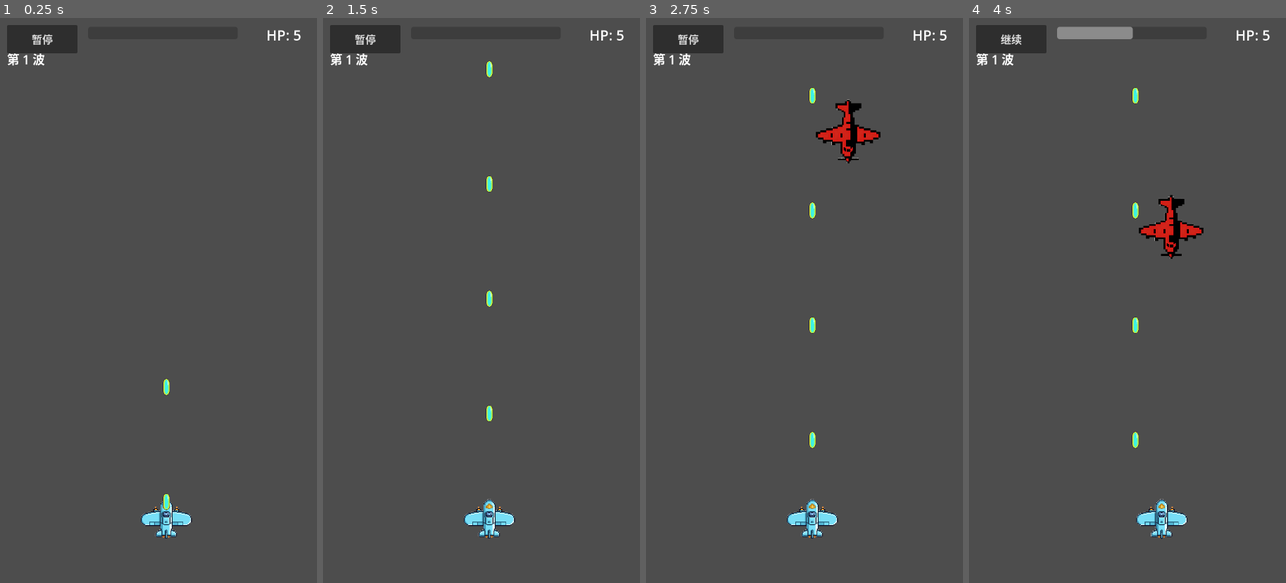
Above: before the commit, frames 1-4 (left to right).
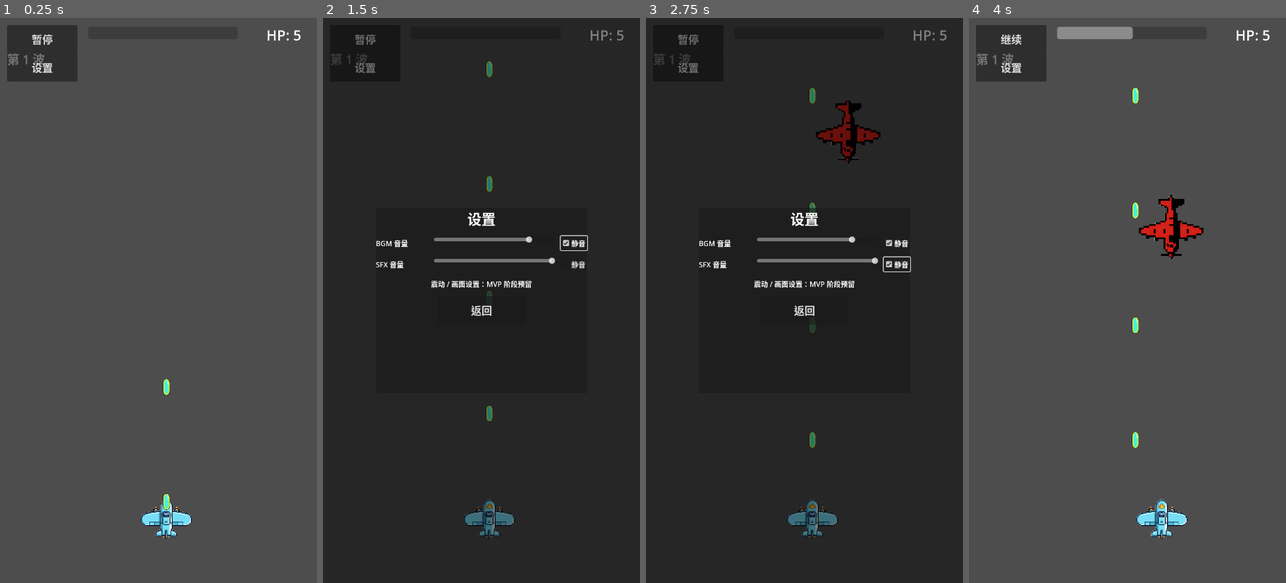
Above: after the commit, the same moments.

Repository: qingzhixing/plane-war
Game: Godot game, scene res://scenes/Main.tscn
Same seed, same stepped clock (60 frames per second), same inputs: the game is played once before the commit and once after it. Sound files missing from this copy of the repository are replaced by a short silence.
Inputs (mouse positions are in pixels of both pictures, inside the frame that each line leads up to):
- Up to frame 1 (0.25 s): no input
- Up to frame 2 (1.5 s): click (364, 68) at 0.5 s, where only the run after the commit has a clickable "设置"; click (573, 244) at 1.25 s, where only the run after the commit has a clickable "静音"
- Up to frame 3 (2.75 s): click (896, 266) at 2 s, where only the run after the commit has a clickable "静音"
- Up to frame 4 (4 s): click (1127, 311) at 2.75 s, where only the run after the commit has a clickable "返回"; tap Enter at 3.5 s; move the mouse to (1197, 272) at 3.52 s; hold D from 3.53 s (still down); tap P at 3.6 s; click (1197, 272) at 3.67 s

The runs differ from the first frame. In frame 1, 1.1% of the frame differs, in the area x 2-25%, y 6-12%; in frame 2, 99%, in the area x 0-100%, y 0-100%; in frame 3, 98%; in frame 4, 1.1%.

Commit message:
🎮 ADD: 设置界面与音量控制接入
Made-with: Cursor

Diff:
--- a/scenes/Main.tscn
+++ b/scenes/Main.tscn
@@ -7,6 +7,7 @@
 [ext_resource type="Script" uid="uid://cpnvoqjfanb0s" path="res://scripts/game_over.gd" id="5_game_over"]
 [ext_resource type="Script" path="res://scripts/main.gd" id="6_main"]
 [ext_resource type="Script" path="res://scripts/upgrade_ui.gd" id="7_upgrade_ui"]
+[ext_resource type="Script" path="res://scripts/settings_ui.gd" id="8_settings_ui"]
 
 [node name="Main" type="Node2D"]
 script = ExtResource("6_main")
@@ -71,6 +72,12 @@
 offset_top = 16.0
 text = "暂停"
 
+[node name="SettingsButton" type="Button" parent="HUD/Root"]
+layout_mode = 0
+offset_left = 16.0
+offset_top = 80.0
+text = "设置"
+
 [node name="GameOver" type="CanvasLayer" parent="."]
 process_mode = 3
 script = ExtResource("5_game_over")
@@ -121,4 +128,8 @@
 process_mode = 3
 script = ExtResource("7_upgrade_ui")
 
+[node name="SettingsUI" type="CanvasLayer" parent="."]
+process_mode = 3
+script = ExtResource("8_settings_ui")
+
 [connection signal="timeout" from="EnemySpawner/Timer" to="EnemySpawner" method="_on_spawn_timeout"]
--- a/scripts/hud.gd
+++ b/scripts/hud.gd
@@ -8,6 +8,7 @@
 var _wave_label: Label
 var _exp_bar: ProgressBar
 var _pause_button: Button
+var _settings_button: Button
 var _is_paused: bool = false
 
 func _ready() -> void:
@@ -37,6 +38,12 @@
 	_pause_button.add_theme_font_size_override("font_size", 24)
 	_pause_button.pressed.connect(_on_pause_button_pressed)
 	_update_pause_button_text()
+
+	# 设置按钮：打开设置界面，但不改变当前暂停状态
+	_settings_button = $Root/SettingsButton
+	_settings_button.custom_minimum_size = Vector2(160, 64)
+	_settings_button.add_theme_font_size_override("font_size", 24)
+	_settings_button.pressed.connect(_on_settings_button_pressed)
 
 func _process(_delta: float) -> void:
 	if is_instance_valid(_main) and _main.has_method("get_exp") and _main.has_method("get_exp_to_next"):
@@ -75,6 +82,14 @@
 	_update_pause_button_text()
 
 
+func _on_settings_button_pressed() -> void:
+	if not is_instance_valid(_main):
+		return
+	var settings := _main.get_node_or_null("SettingsUI")
+	if settings != null and settings.has_method("show_settings"):
+		settings.show_settings()
+
+
 func _update_pause_button_text() -> void:
 	if _is_paused:
 		_pause_button.text = "继续"
--- /dev/null
+++ b/scripts/settings_ui.gd
@@ -0,0 +1,151 @@
+extends CanvasLayer
+
+var _root: Control
+var _panel: Panel
+var _bgm_slider: HSlider
+var _sfx_slider: HSlider
+var _bgm_mute_check: CheckBox
+var _sfx_mute_check: CheckBox
+var _close_button: Button
+
+
+func _ready() -> void:
+	visible = false
+
+	_root = Control.new()
+	_root.mouse_filter = Control.MOUSE_FILTER_STOP
+	add_child(_root)
+	_root.set_anchors_preset(Control.PRESET_FULL_RECT)
+	_root.set_offsets_preset(Control.PRESET_FULL_RECT)
+
+	var dimmer := ColorRect.new()
+	dimmer.color = Color(0, 0, 0, 0.5)
+	dimmer.mouse_filter = Control.MOUSE_FILTER_STOP
+	_root.add_child(dimmer)
+	dimmer.set_anchors_preset(Control.PRESET_FULL_RECT)
+	dimmer.set_offsets_preset(Control.PRESET_FULL_RECT)
+
+	var center := CenterContainer.new()
+	center.mouse_filter = Control.MOUSE_FILTER_STOP
+	_root.add_child(center)
+	center.set_anchors_preset(Control.PRESET_FULL_RECT)
+	center.set_offsets_preset(Control.PRESET_FULL_RECT)
+
+	_panel = Panel.new()
+	_panel.custom_minimum_size = Vector2(480, 420)
+	_panel.mouse_filter = Control.MOUSE_FILTER_STOP
+	center.add_child(_panel)
+
+	var vbox := VBoxContainer.new()
+	vbox.mouse_filter = Control.MOUSE_FILTER_STOP
+	vbox.add_theme_constant_override("separation", 16)
+	_panel.add_child(vbox)
+	vbox.set_anchors_preset(Control.PRESET_FULL_RECT)
+	vbox.set_offsets_preset(Control.PRESET_FULL_RECT)
+
+	var title := Label.new()
+	title.text = "设置"
+	title.horizontal_alignment = HORIZONTAL_ALIGNMENT_CENTER
+	title.add_theme_font_size_override("font_size", 32)
+	vbox.add_child(title)
+
+	# BGM 行
+	var bgm_row := HBoxContainer.new()
+	bgm_row.mouse_filter = Control.MOUSE_FILTER_STOP
+	bgm_row.add_theme_constant_override("separation", 12)
+	vbox.add_child(bgm_row)
+
+	var bgm_label := Label.new()
+	bgm_label.text = "BGM 音量"
+	bgm_label.custom_minimum_size = Vector2(120, 0)
+	bgm_row.add_child(bgm_label)
+
+	_bgm_slider = HSlider.new()
+	_bgm_slider.min_value = 0
+	_bgm_slider.max_value = 100
+	_bgm_slider.step = 1
+	_bgm_slider.size_flags_horizontal = Control.SIZE_EXPAND_FILL
+	_bgm_slider.value = 80
+	_bgm_slider.value_changed.connect(_on_bgm_slider_changed)
+	bgm_row.add_child(_bgm_slider)
+
+	_bgm_mute_check = CheckBox.new()
+	_bgm_mute_check.text = "静音"
+	_bgm_mute_check.toggled.connect(_on_bgm_mute_toggled)
+	bgm_row.add_child(_bgm_mute_check)
+
+	# SFX 行
+	var sfx_row := HBoxContainer.new()
+	sfx_row.mouse_filter = Control.MOUSE_FILTER_STOP
+	sfx_row.add_theme_constant_override("separation", 12)
+	vbox.add_child(sfx_row)
+
+	var sfx_label := Label.new()
+	sfx_label.text = "SFX 音量"
+	sfx_label.custom_minimum_size = Vector2(120, 0)
+	sfx_row.add_child(sfx_label)
+
+	_sfx_slider = HSlider.new()
+	_sfx_slider.min_value = 0
+	_sfx_slider.max_value = 100
+	_sfx_slider.step = 1
+	_sfx_slider.size_flags_horizontal = Control.SIZE_EXPAND_FILL
+	_sfx_slider.value = 100
+	_sfx_slider.value_changed.connect(_on_sfx_slider_changed)
+	sfx_row.add_child(_sfx_slider)
+
+	_sfx_mute_check = CheckBox.new()
+	_sfx_mute_check.text = "静音"
+	_sfx_mute_check.toggled.connect(_on_sfx_mute_toggled)
+	sfx_row.add_child(_sfx_mute_check)
+
+	# 预留震动与画面设置占位
+	var vibration_label := Label.new()
+	vibration_label.text = "震动 / 画面设置：MVP 阶段预留"
+	vibration_label.horizontal_alignment = HORIZONTAL_ALIGNMENT_CENTER
+	vbox.add_child(vibration_label)
+
+	# 关闭按钮
+	_close_button = Button.new()
+	_close_button.text = "返回"
+	_close_button.custom_minimum_size = Vector2(200, 64)
+	_close_button.size_flags_horizontal = Control.SIZE_SHRINK_CENTER
+	_close_button.add_theme_font_size_override("font_size", 24)
+	_close_button.pressed.connect(hide_settings)
+	vbox.add_child(_close_button)
+
+
+func show_settings() -> void:
+	visible = true
+
+
+func hide_settings() -> void:
+	visible = false
+
+
+func _get_audio_manager() -> Node:
+	return get_tree().get_first_node_in_group("audio_manager")
+
+
+func _on_bgm_slider_changed(value: float) -> void:
+	var audio := _get_audio_manager()
+	if audio != null and audio.has_method("set_bgm_volume_linear"):
+		audio.set_bgm_volume_linear(value / 100.0)
+
+
+func _on_sfx_slider_changed(value: float) -> void:
+	var audio := _get_audio_manager()
+	if audio != null and audio.has_method("set_sfx_volume_linear"):
+		audio.set_sfx_volume_linear(value / 100.0)
+
+
+func _on_bgm_mute_toggled(pressed: bool) -> void:
+	var audio := _get_audio_manager()
+	if audio != null and audio.has_method("set_bgm_muted"):
+		audio.set_bgm_muted(pressed)
+
+
+func _on_sfx_mute_toggled(pressed: bool) -> void:
+	var audio := _get_audio_manager()
+	if audio != null and audio.has_method("set_sfx_muted"):
+		audio.set_sfx_muted(pressed)
Not shown: 1 places in scenes/Main.tscn that only renumber resources
Not shown, added: scripts/settings_ui.gd.uid
